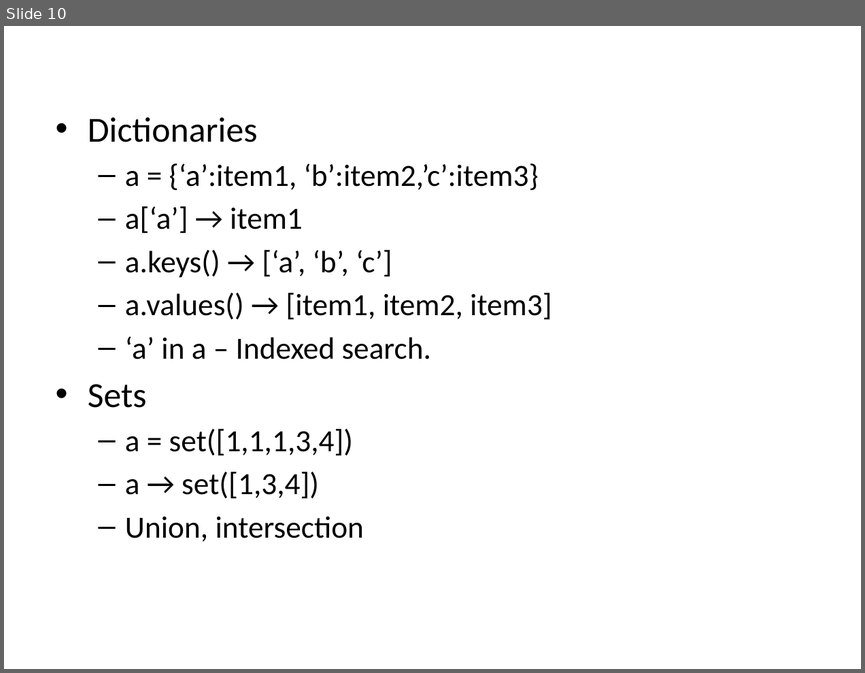
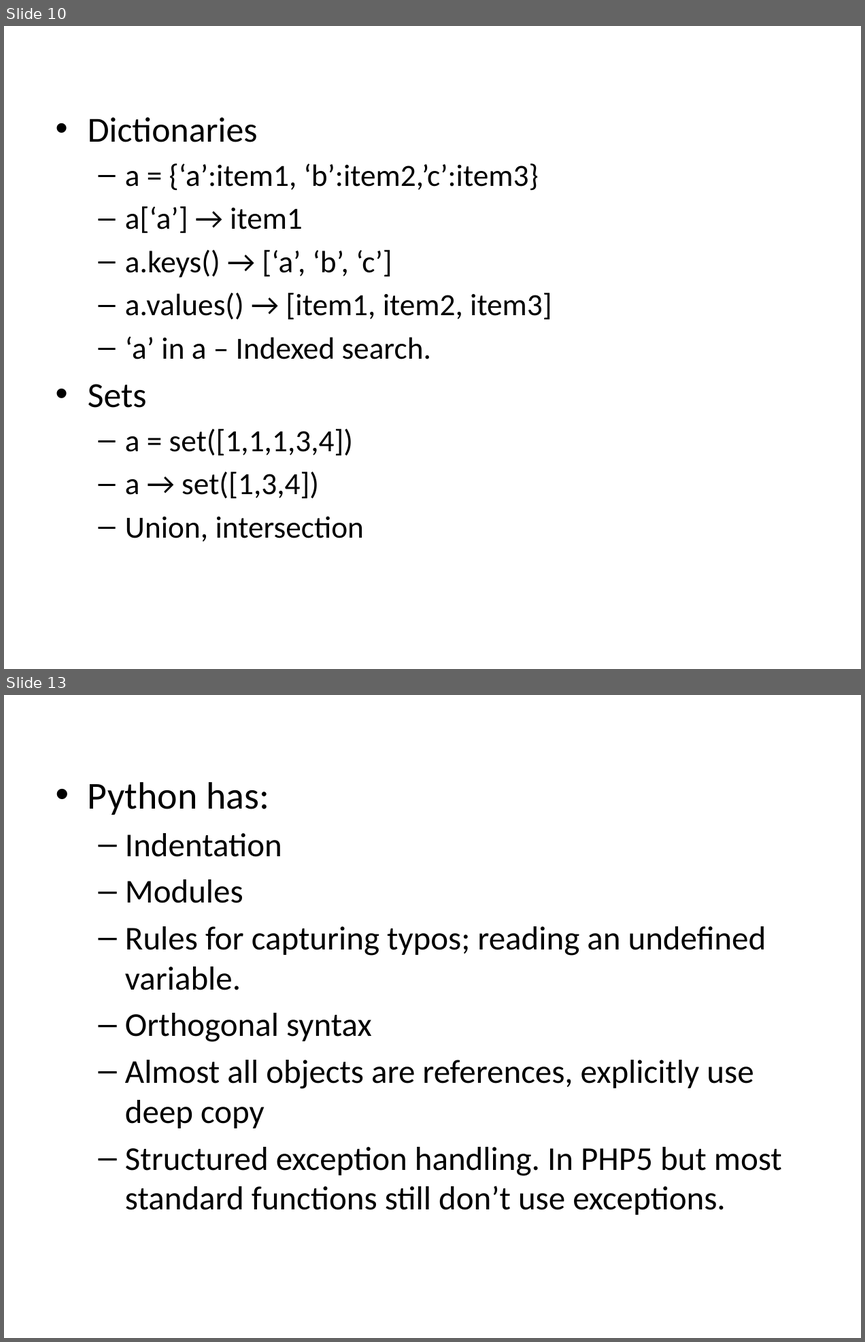
Before and after one commit to NahimNasser/django-unchained, a slide deck: 1-Intro/Session1-Shah.pptx. Shown one above the other, each under a label of ours: slide 10 before the commit, slides 10 and 13 after it; the slides between them are not shown. The pictures are 865x673 and 865x1342 pixels, drawn with LibreOffice and Linux fonts; fonts in the diff are those of the drawing. Boxes give left, top, right and bottom in pixels: in the first picture for what was removed or moved away, otherwise in the second. Text is boxed around its words. In the diff, an @@ line names an element or a change of style, - is before the commit and + after.

```diff
--- a/1-Intro/Session1-Shah.pptx
+++ b/1-Intro/Session1-Shah.pptx
@@ slide 13 added at (4,695,861,1338), background #FFFFFF @@
@@ text added at (88,782,782,1215), 28 pt, text #000000 @@
+• Python has:
+  – Indentation
+  – Modules
+  – Rules for capturing typos; reading an undefined variable.
+  – Orthogonal syntax
+  – Almost all objects are references, explicitly use deep copy
+  – Structured exception handling. In PHP5 but most standard functions still don’t use exceptions.
```
Also in this commit, not shown: 4 slides changed, 5 other slides added, 2 other files.
